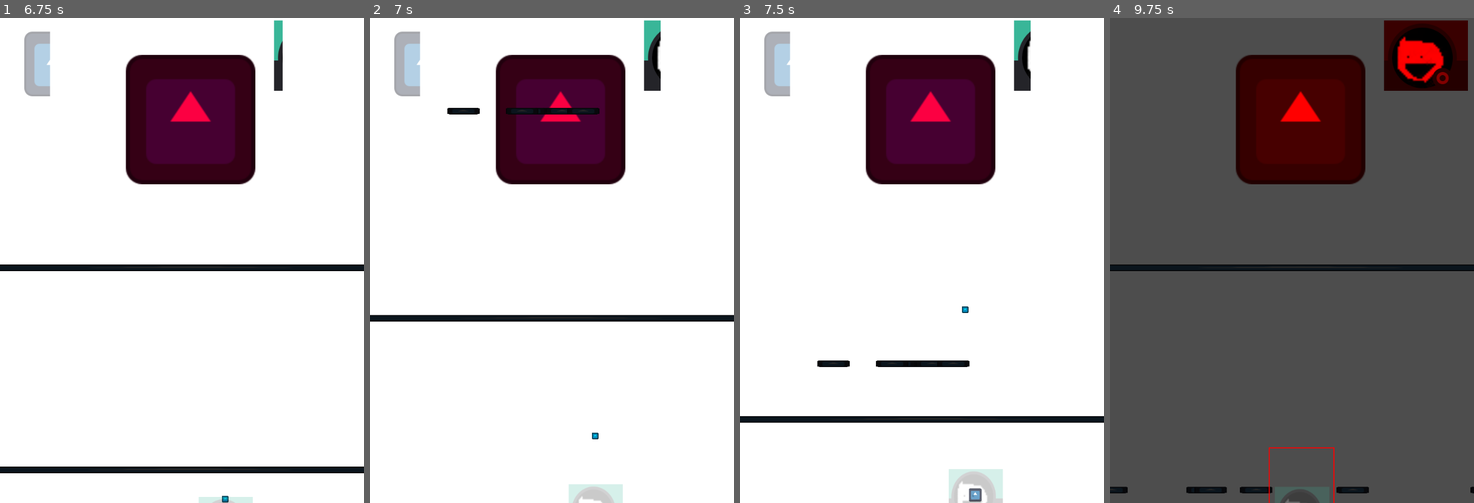
Above: before the commit, frames 1-4 (left to right).
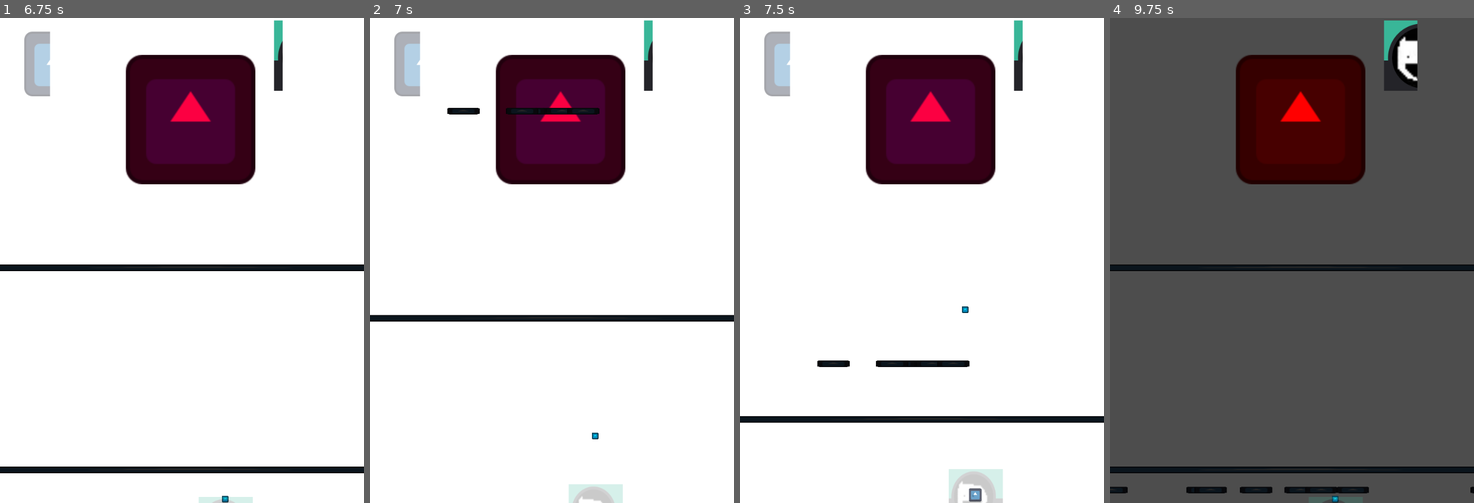
Above: after the commit, the same moments.

Repository: Eliott-Guevel/NAdrian
Game: Godot game, scene res://Scenes/game.tscn
Same seed, same stepped clock (60 frames per second), same inputs: the game is played once before the commit and once after it. The engine's default icon, where the game draws it, is replaced by a stand-in: a white triangle on a blue panel in a dark square.
Inputs:
- Up to frame 1 (6.75 s): hold D (move_right) 0.53-1.28 s; tap A (shoot) every 1.5 s from 0.6 to 6.6 s; hold S (move_down) 1.28-2.03 s; tap E (stance_change) every 1.5 s from 1.35 to 5.85 s; hold D (move_right) 2.03-2.78 s; hold Z (move_up) 2.78-3.53 s; hold Q (move_left) 3.53-5.03 s; hold S (move_down) 5.03-5.78 s; hold D (move_right) 5.78-6.53 s; hold Z (move_up) from 6.53 s (still down)
- Up to frame 2 (7 s): keep holding Z (move_up)
- Up to frame 3 (7.5 s): release Z (move_up) at 7.28 s; hold D (move_right) from 7.28 s (still down); tap E (stance_change) at 7.35 s
- Up to frame 4 (9.75 s): release D (move_right) at 8.03 s; hold S (move_down) 8.03-8.78 s; tap A (shoot) at 8.1, 9.6 s; hold Q (move_left) 8.78-9.53 s; tap E (stance_change) at 8.85 s; hold Z (move_up) from 9.53 s (still down)

Frame 1 is identical in both runs. In frame 2, 0.3% of the frame differs, in the area x 77-80%, y 0-16%; in frame 3, 0.3%; in frame 4, 4.9%, in the area x 0-100%, y 0-100%.

Commit message:
added grazing cooldown to player

Diff:
--- a/Scripts/player.gd
+++ b/Scripts/player.gd
@@ -15,6 +15,8 @@
 var sword = preload("res://Scripts/sword.gd").new(self)
 var laser = preload("res://Scripts/laser.gd").new(self)
 
+var graze_cooldown: float
+const GRAZE_COOLDOWN := 0.3 # seconds
 @onready var projectiles = get_node("/root/Game/Projectiles")
 
 var speed: int
@@ -58,6 +60,9 @@
 	if Input.is_action_just_pressed("shoot"):
 		weapon.attack()
 
+	if graze_cooldown > 0:
+		graze_cooldown -= delta
+
 func take_damage():
 	if invincible:
 		return  # Ignore damage while invincible
@@ -72,12 +77,14 @@
 func start_invincibility():
 	invincible = true
 	invincibility_timer.start(0.5)  # Duration in seconds, e.g. 0.5
+	# player can't graze when hit
 	# clignotement sprite ?
 	$Sprite2D.modulate = Color(1, 0, 0)
 
 func _on_invincibility_timer_timeout() -> void:
 	invincible = false
 	# stop clignotement ?
+	# player can graze again after getting hit
 	$Sprite2D.modulate = Color(1, 1, 1)
 
 func die():
@@ -101,7 +108,9 @@
 func _on_graze_area_area_entered(area: Area2D) -> void:
 	# collision mask 1
 	if(current_stance == Stance.LASER):
-			#and not area.get_meta("grazed", false)
-		if area.get_parent() in projectiles.get_children():
-			#area.set_meta("grazed", true)
-			stance_meter.value += 10
+		var enemy_bullet = area.get_parent()
+		if enemy_bullet in projectiles.get_children():
+			# cooldown on graze for same projectile
+			if graze_cooldown <= 0:
+				graze_cooldown = GRAZE_COOLDOWN
+				stance_meter.value += 10
--- a/Scripts/sword.gd
+++ b/Scripts/sword.gd
@@ -68,11 +68,6 @@
 			queue_redraw()
 			damage_dealt = false
 
-func _on_area_2d_area_entered(area: Area2D) -> void:
-	# collision with enemy (collision mask 3)
-	print("enter")
-	area.get_parent().take_damage()
-
 func _draw():
 	if draw_attack_rect:
 		draw_rect(draw_rect_local, rect_color, false, 2.0)
Not shown, added: Scenes/game.tscn6537138761.tmp
